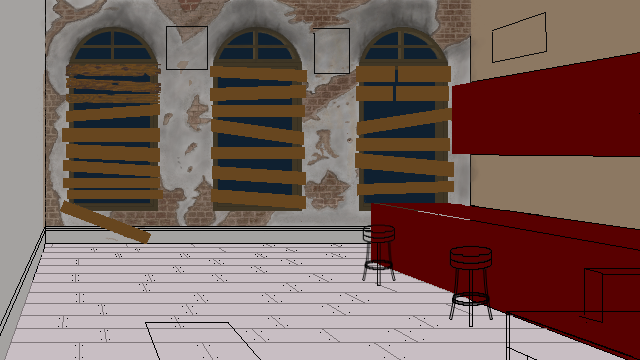
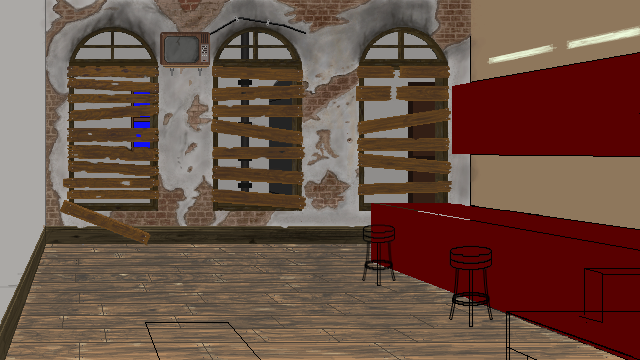
Before/after of a w=640, h=360 layered artwork. What changed in the layer stack:
added layer "wires" above "tv shadow" over (209, 15, 306, 36)
added layer "flourescent light" above "tv" over (346, 44, 557, 123)
moved "tv" out of group "Base layer", painted on it over (160, 12, 640, 76)
painted on "boards" over (59, 63, 454, 246)
painted on "Skirting" over (0, 224, 409, 360)
moved "floorboard outline" above "floorboards", painted on it over (4, 244, 625, 360)
moved "floorboards" above "Walls", painted on it over (0, 244, 625, 360)
painted on "Walls" over (0, 0, 640, 360)
renamed "window frame" to "back street", moved it above "sky", painted on it over (0, 0, 640, 360)
hid "sky", painted on it over (0, 0, 640, 360)
